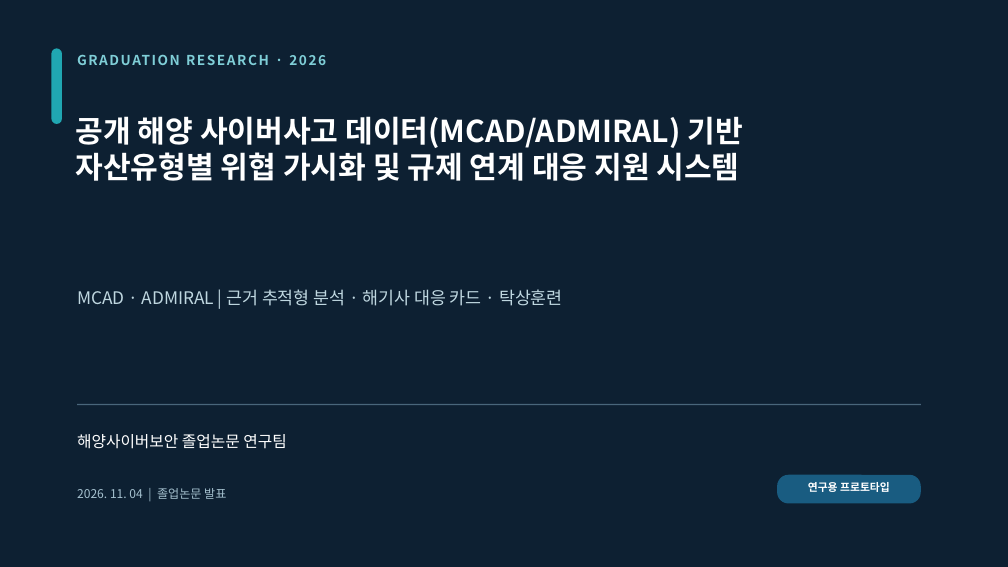
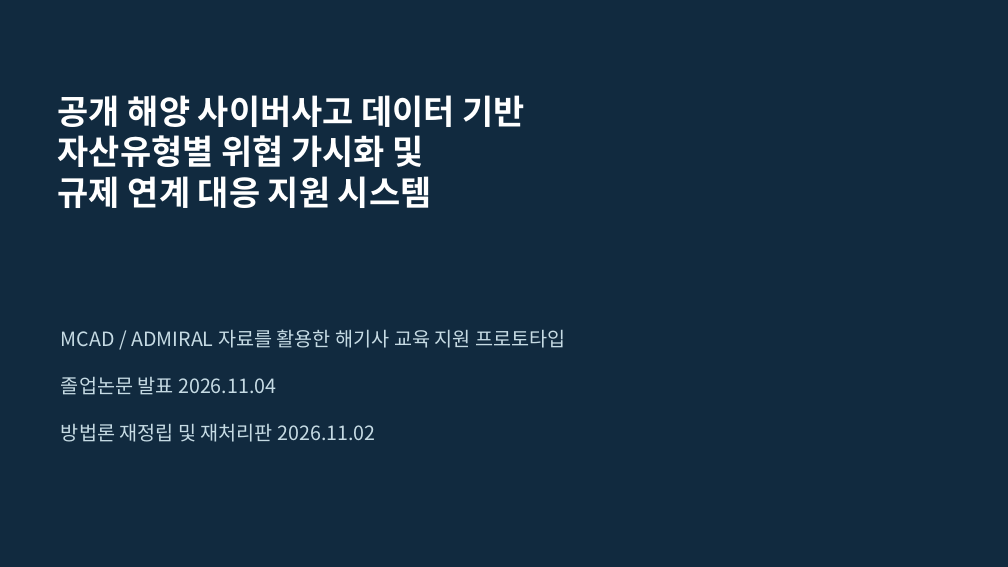
Before and after one commit to asanamaja/elec, a slide deck: slide 1 of maritime-threat-hub/presentation.pptx. Drawn at 1008x567 pixels with LibreOffice and Linux fonts; fonts in the diff are those of the drawing. Boxes give left, top, right and bottom in pixels: in the first picture for what was removed or moved away, otherwise in the second. Text is boxed around its words. In the diff, an @@ line names an element or a change of style, - is before the commit and + after.

```diff
--- a/maritime-threat-hub/presentation.pptx
+++ b/maritime-threat-hub/presentation.pptx
@@ background #0D2032 to #112A3F @@
@@ rounded rectangle removed at <box>51,48,62,124</box> @@
@@ text removed at <box>77,47,606,73</box> @@
-GRADUATION RESEARCH · 2026
@@ text at <box>58,95,525,208</box>: text changed; size 28.7 to 32.2 pt @@
-공개 해양 사이버사고 데이터(MCAD/ADMIRAL) 기반
-자산유형별 위협 가시화 및 규제 연계 대응 지원 시스템
+공개 해양 사이버사고 데이터 기반
+자산유형별 위협 가시화 및
+규제 연계 대응 지원 시스템
@@ text removed at <box>77,289,563,306</box> @@
-MCAD · ADMIRAL | 근거 추적형 분석 · 해기사 대응 카드 · 탁상훈련
@@ text added at <box>61,329,565,442</box>, 18.8 pt, text #C6DBE4 @@
+MCAD / ADMIRAL 자료를 활용한 해기사 교육 지원 프로토타입
+졸업논문 발표 2026.11.04
+방법론 재정립 및 재처리판 2026.11.02
@@ line removed from (77, 405) to (921, 405) @@
@@ text removed at <box>77,434,286,449</box> @@
-해양사이버보안 졸업논문 연구팀
@@ rounded rectangle removed at <box>777,475,921,504</box> @@
@@ text removed at <box>77,488,226,499</box> @@
-2026. 11. 04 | 졸업논문 발표
@@ text removed at <box>808,482,890,492</box> @@
-연구용 프로토타입
```
Also in this commit, not shown: 14 slides added, 12 slides removed, 5 other files.
